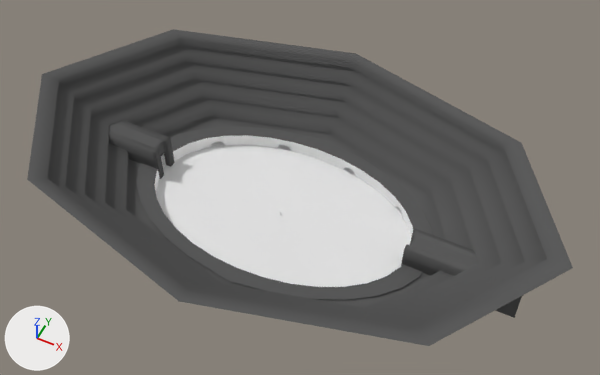
Renders of the Blender file Assets/Models/koloseum.blend from each side of a commit.
One viewpoint serves both versions: a 50 mm lens placed at (81.9, -150.2, 204.1), pointed at (5.3, 3.1, 12.5). The axes (+X, +Y, +Z) are drawn at lower left. The lights are the same throughout.

In view in the first picture: 'podłoże', 'wrota', 'ściany', 'ściany tła', 'ściany_piach'.
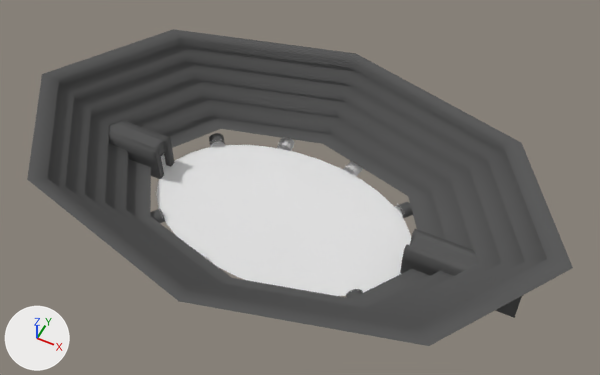
Location of each change, (x1, y1, x2, y2) in pixels of the pictures (600 x 375 px):
```json
{"object": "ściany", "change": "deleted", "before": [137, 126, 433, 300]}
{"object": "ściany_piach", "change": "deleted", "before": [154, 135, 413, 287]}
```

The change, as JSON lines over the scene's bpy script:
```json
{"op": "remove", "block": "ob_ściany_piach", "code": ["ob_ściany_piach = bpy.data.objects.new('ściany_piach', me_circle_002)", "ob_ściany_piach.location = (0.0, 0.0, 0.0)", "ob_ściany_piach.scale = (43.7, 27.4, 1.0)"]}
{"op": "remove", "block": "ob_ściany", "code": ["ob_ściany = bpy.data.objects.new('ściany', me_circle_001)", "ob_ściany.location = (0.0, 0.0, 0.0)", "ob_ściany.scale = (43.7, 27.4, 1.0)"]}
```
